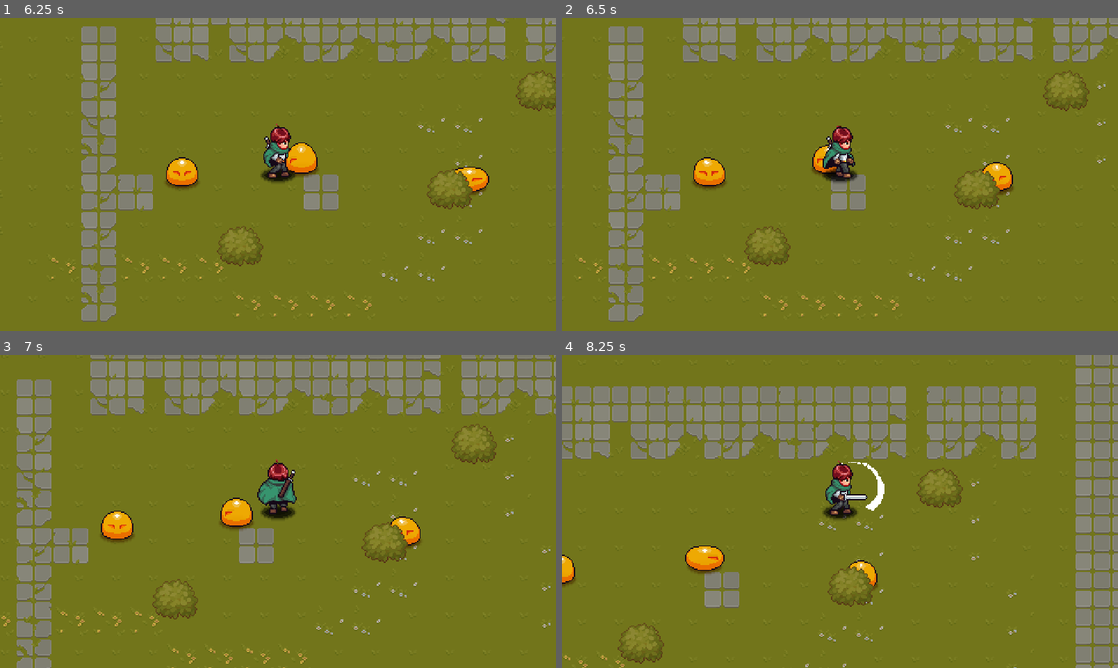
Above: before the commit, frames 1-4 (two rows, left to right).
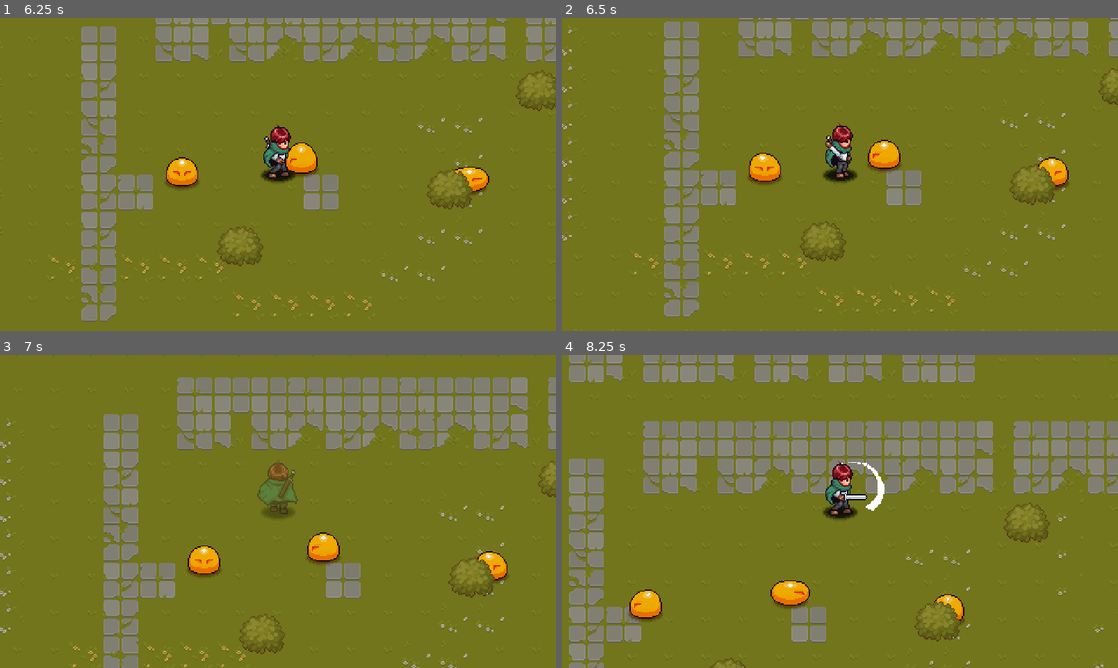
Above: after the commit, the same moments.

Repository: nseptio/gamejam
Game: Godot game, scene res://stages/Playground.tscn
Two runs of this game, one before a commit and one after it. Both use one fixed random seed, a clock stepped at 60 frames per second and the inputs below. The project has no main scene, so this scene is started directly.
Inputs:
- Up to frame 1 (6.25 s): hold Right (right) 0.53-1.28 s; hold Z (attack) 0.53-1.28 s; hold Down (down) 1.28-2.03 s; tap Z (attack) every 1.5 s from 1.35 to 5.85 s; hold Right (right) 2.03-2.78 s; hold Z (attack) 2.03-2.78 s; hold Up (up) 2.78-3.53 s; hold Z (attack) 3.53-4.28 s; hold Left (left) 3.53-5.03 s; hold Down (down) 5.03-5.78 s; hold Z (attack) 5.03-5.78 s; hold Right (right) from 5.78 s (still down)
- Up to frame 2 (6.5 s): keep holding Right (right)
- Up to frame 3 (7 s): release Right (right) at 6.53 s; hold Up (up) from 6.53 s (still down); hold Z (attack) from 6.53 s (still down)
- Up to frame 4 (8.25 s): release Up (up) at 7.28 s; release Z (attack) at 7.28 s; hold Right (right) 7.28-8.03 s; tap Z (attack) at 7.35 s; hold Down (down) from 8.03 s (still down); hold Z (attack) from 8.03 s (still down)

Frame 1 is identical in both runs. In frame 2, 21% of the frame differs, in the area x 0-100%, y 0-98%; in frame 3, 31%; in frame 4, 37%, in the area x 0-100%, y 0-100%.

Commit message:
feat: implement player hit state

Diff:
--- a/entities/player/Player.tscn
+++ b/entities/player/Player.tscn
@@ -11,6 +11,7 @@
 [ext_resource type="AudioStream" uid="uid://nip347eylrdu" path="res://entities/player/audio/SwordSwoosh.wav" id="8_rl6fg"]
 [ext_resource type="Script" uid="uid://kfqkithqn8it" path="res://entities/player/scripts/interaction_host.gd" id="10_1ms0h"]
 [ext_resource type="PackedScene" uid="uid://beh8mglkpu7y3" path="res://common/hurt_box/HurtBox.tscn" id="10_ak4un"]
+[ext_resource type="Script" uid="uid://dx0n5ghuqiab8" path="res://entities/player/scripts/state_hit.gd" id="11_2a181"]
 [ext_resource type="Script" uid="uid://c8stcycwhptn6" path="res://entities/player/scripts/camera.gd" id="11_2rv2u"]
 [ext_resource type="PackedScene" uid="uid://m28huhruscn4" path="res://common/hit_box/HitBox.tscn" id="13_mq27t"]
 [ext_resource type="AudioStream" uid="uid://cbnssd2ip15xm" path="res://entities/player/audio/hit_player.wav" id="14_kwk8g"]
@@ -664,6 +665,9 @@
 script = ExtResource("6_4pwj0")
 attack_audio = ExtResource("8_rl6fg")
 
+[node name="Hit" type="Node" parent="StateMachine"]
+script = ExtResource("11_2a181")
+
 [node name="Camera2D" type="Camera2D" parent="."]
 editor_draw_limits = true
 script = ExtResource("11_2rv2u")
@@ -677,6 +681,7 @@
 script = ExtResource("10_1ms0h")
 
 [node name="HitBox" parent="." instance=ExtResource("13_mq27t")]
+collision_layer = 2
 
 [node name="CollisionShape2D" type="CollisionShape2D" parent="HitBox"]
 position = Vector2(0, -9)
--- a/entities/player/scripts/player.gd
+++ b/entities/player/scripts/player.gd
@@ -65,10 +65,22 @@
 	return "side"
 
 func _take_damage(hurt_box: HurtBox) -> void:
-	pass
+	if is_invulnerable:
+		return
+	update_hp(-hurt_box.damage)
+	if hp > 0:
+		player_damaged.emit(hurt_box)
+	else:
+		player_damaged.emit(hurt_box)
+		update_hp(99) # temp
 
 func update_hp(delta: int) -> void:
-	pass
+	hp = clampi(hp + delta, 0, max_hp)
 
-func make_invulnerable() -> void:
-	pass
+func make_invulnerable(_duration: float = 1.0) -> void:
+	is_invulnerable = true
+	hit_box.monitoring = false
+
+	await get_tree().create_timer(_duration).timeout
+	is_invulnerable = false
+	hit_box.monitoring = true
--- a/entities/player/scripts/player_state.gd
+++ b/entities/player/scripts/player_state.gd
@@ -2,6 +2,7 @@
 
 # Stores a reference to player that this state belongs to
 static var player: Player
+static var state_machine: PlayerStateMachine
 
 
 func _ready() -> void:
--- a/entities/player/scripts/player_state_machine.gd
+++ b/entities/player/scripts/player_state_machine.gd
@@ -28,10 +28,17 @@
 		if c is State:
 			states.append(c)
 
-	if states.size() > 0:
-		states[0].player = _player
-		change_state(states[0])
-		process_mode = Node.PROCESS_MODE_INHERIT
+	if states.size() == 0:
+		return
+
+	states[0].player = _player
+	states[0].state_machine = self
+
+	for state in states:
+		state.init()
+
+	change_state(states[0])
+	process_mode = Node.PROCESS_MODE_INHERIT
 
 
 func change_state(new_state: State) -> void:
--- a/entities/player/scripts/state_attack.gd
+++ b/entities/player/scripts/state_attack.gd
@@ -12,6 +12,9 @@
 @onready var animation_player: AnimationPlayer = $"../../AnimationPlayer"
 @onready var attack_animation: AnimationPlayer = $"../../Sprite2D/AttackEffectSprite/AnimationPlayer"
 @onready var attack_audio_player: AudioStreamPlayer2D = $"../../Audio/AudioStreamPlayer2D"
+
+func init() -> void:
+	pass
 
 # What happens if the player enter the state
 func enter() -> void:
--- /dev/null
+++ b/entities/player/scripts/state_hit.gd
@@ -0,0 +1,57 @@
+class_name StateHit extends State
+
+@export var knockback_speed: float = 200.0
+@export var decelerate_speed: float = 10.0
+@export var invulnerable_duration: float = 1.0
+
+var hurt_box: HurtBox
+var direction: Vector2
+
+@onready var idle: State = $"../Idle"
+
+var next_state: State = null
+
+func init() -> void:
+	player.player_damaged.connect(_player_damaged)
+
+# What happens if the player enter the state
+func enter() -> void:
+	player.animation_player.animation_finished.connect(_animation_finished)
+
+	direction = player.global_position.direction_to(hurt_box.global_position)
+	player.velocity = direction * (-knockback_speed)
+	player.set_direction()
+
+	player.update_animation("hit")
+	player.make_invulnerable(invulnerable_duration)
+	player.blink_effect.play("damaged")
+
+
+# What happens if the player exit the state
+func exit() -> void:
+	next_state = null
+	player.animation_player.animation_finished.disconnect(_animation_finished)
+
+
+# What happens during _process update in this state?
+func process(_delta: float) -> State:
+	player.velocity -= player.velocity * decelerate_speed * _delta
+	return next_state
+
+
+# What happens during _physics_process update in this state?
+func physics(_delta: float) -> State:
+	return null
+
+
+# What happens during input events update in this state?
+func handle_input(_event: InputEvent) -> State:
+
+	return null
+
+func _player_damaged(_hurt_box: HurtBox) -> void:
+	hurt_box = _hurt_box
+	state_machine.change_state(self)
+
+func _animation_finished(_animation_name: String) -> void:
+	next_state = idle
--- a/entities/player/scripts/state_idle.gd
+++ b/entities/player/scripts/state_idle.gd
@@ -2,6 +2,9 @@
 
 @onready var walk: State = $"../Walk"
 @onready var attack: State = $"../Attack"
+
+func init() -> void:
+	pass
 
 # What happens if the player enter the state
 func enter() -> void:
--- a/entities/player/scripts/state_walk.gd
+++ b/entities/player/scripts/state_walk.gd
@@ -5,6 +5,8 @@
 @onready var idle: State = $"../Idle"
 @onready var attack: State = $"../Attack"
 
+func init() -> void:
+	pass
 
 # What happens if the player enter the state
 func enter() -> void:
Not shown: 1 places in entities/player/Player.tscn that only renumber resources
Not shown, added: entities/player/scripts/state_hit.gd.uid
